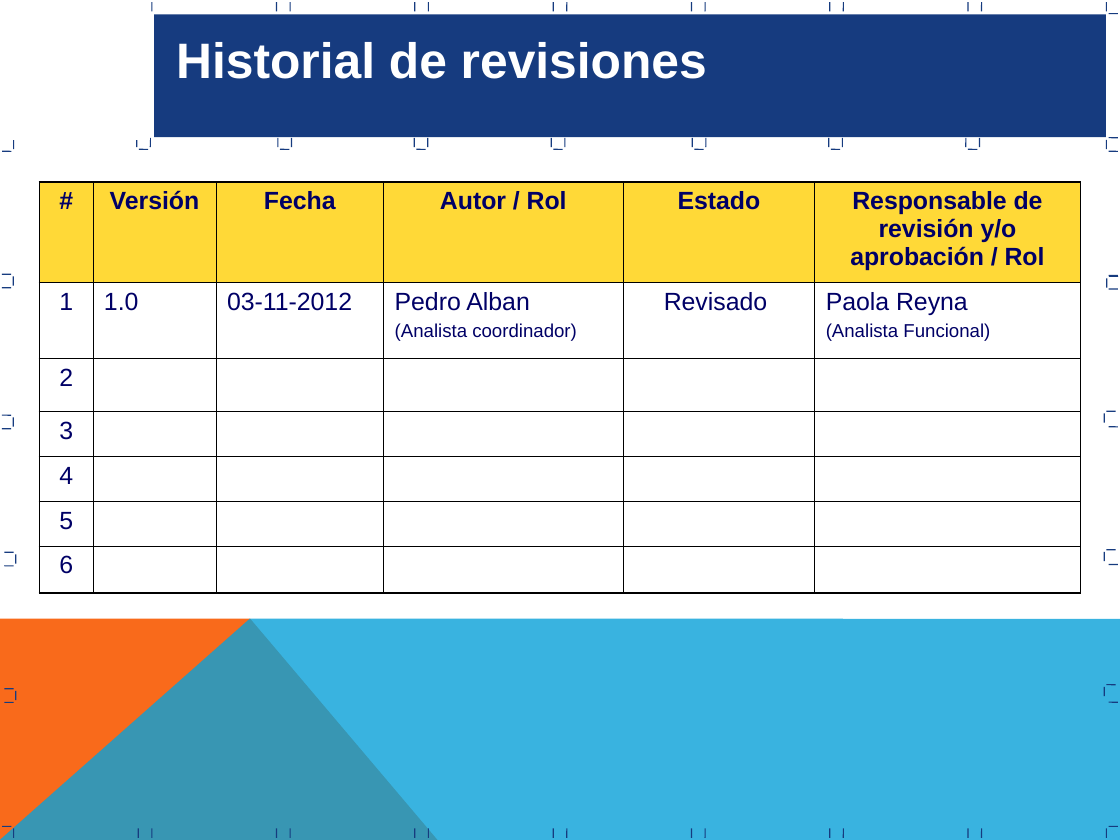
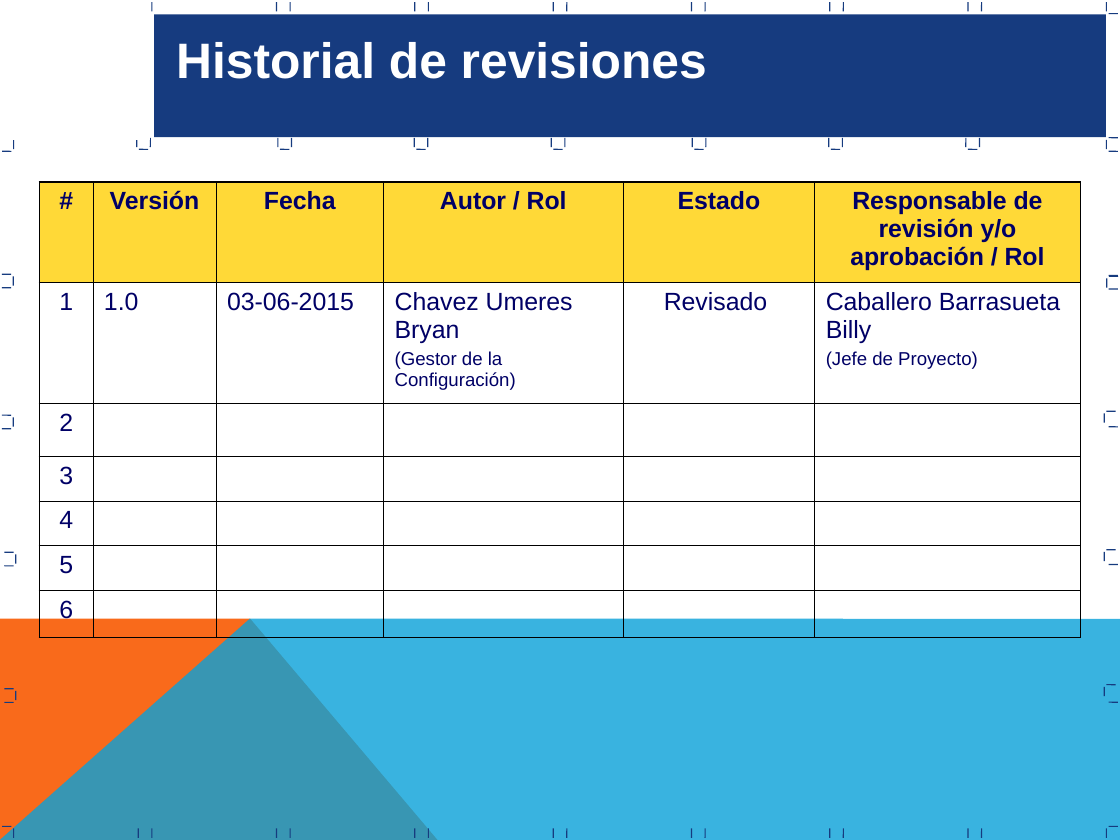
Before and after one commit to JMitac/Calculadora, a slide deck: slide 22 of Area de Proceso REQM/Proceso Gestion Requerimientos REQM.ppt. Drawn at 1120x840 pixels with LibreOffice and Linux fonts; fonts in the diff are those of the drawing. Boxes give left, top, right and bottom in pixels: in the first picture for what was removed or moved away, otherwise in the second. Text is boxed around its words. In the diff, an @@ line names an element or a change of style, - is before the commit and + after.

```diff
--- a/Area de Proceso REQM/Proceso Gestion Requerimientos REQM.ppt
+++ b/Area de Proceso REQM/Proceso Gestion Requerimientos REQM.ppt
@@ table at (39,181,1081,632) @@
-row 2: 1 | 1.0 | 03-11-2012 | Pedro Alban / (Analista coordinador) | Revisado | Paola Reyna / (Analista Funcional)
+row 2: 1 | 1.0 | 03-06-2015 | Chavez Umeres Bryan / (Gestor de la Configuración) | Revisado | Caballero Barrasueta Billy / (Jefe de Proyecto)
```
Also in this commit, not shown: 6 other slides changed.
